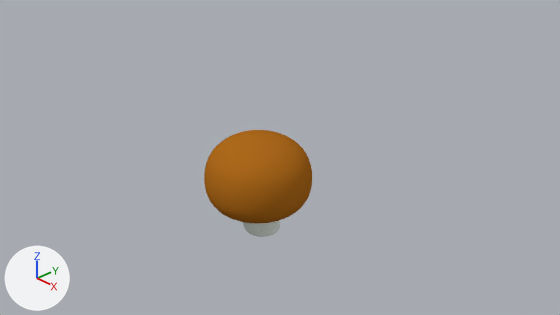
What one commit did to the Blender file Design/Mushroom.blend.
Both versions are drawn from the file's camera 'Camera'. The lights are fixed; the arrows at lower left show +X, +Y and +Z.
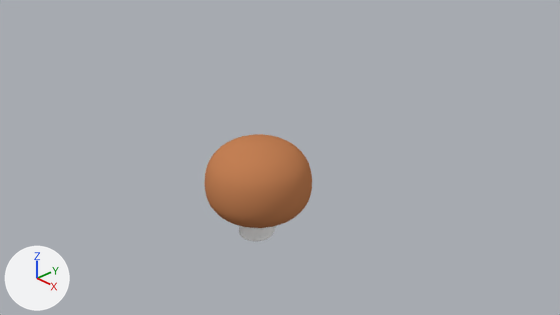
What differs and where, as boxes [x1, y1, x2, y2] in the pictures (560 x 315 px):
'Sphere', recoloured, moved, turned
    before: [204, 130, 312, 237]
    after: [205, 134, 312, 241]
part 1 of me_sphere, recoloured
    before: [204, 130, 312, 223]
    after: [205, 134, 312, 228]

The edits, one by one:
Material 'Material.001' (mat_material_001) is new.
Its base color is (0.549, 0.216, 0.09) (orange #c48055).
me_sphere has 610 vertices, 640 faces and spans x -1.0..1.0, y -1.0..1.0, z -1.14..0.85.
me_sphere is used by ob_sphere; location (0.0, 0.0, 0.0).
me_sphere part 1: all 480 faces that had it switch from mat_braun (brown #ad6a1d) to mat_material_001 (orange #c38055).
Object 'Sphere' (ob_sphere) moves from (0.0, 0.0, 0.0) to (0.0, 0.0, -0.09).
Object 'Sphere' (ob_sphere) turns from (0, 0, 0) to (0, 0, -167) degrees about x, y and z.
